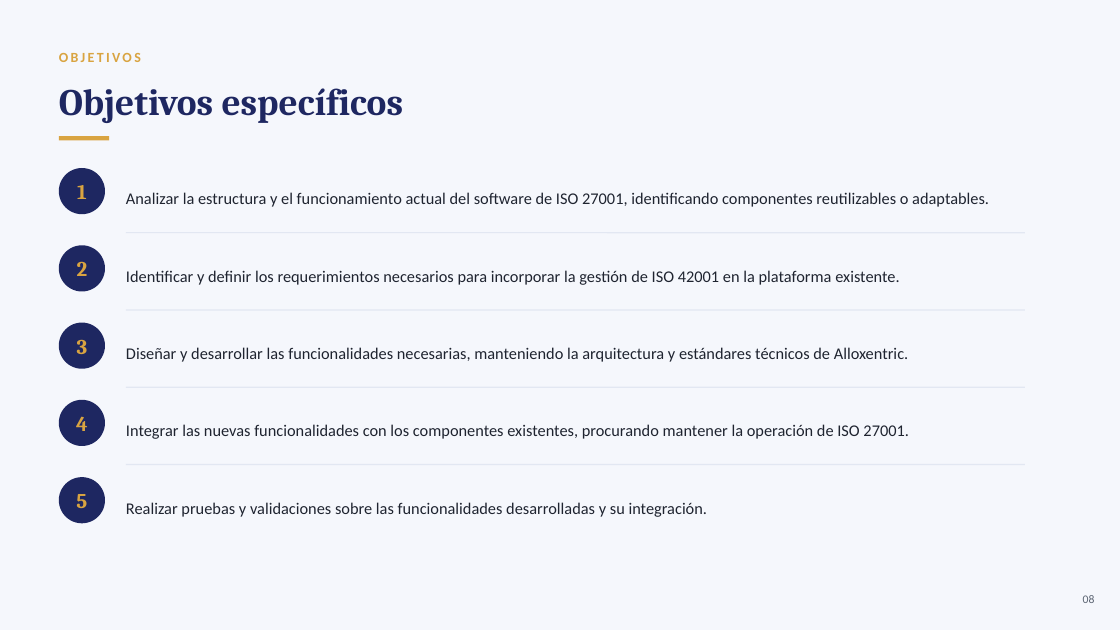
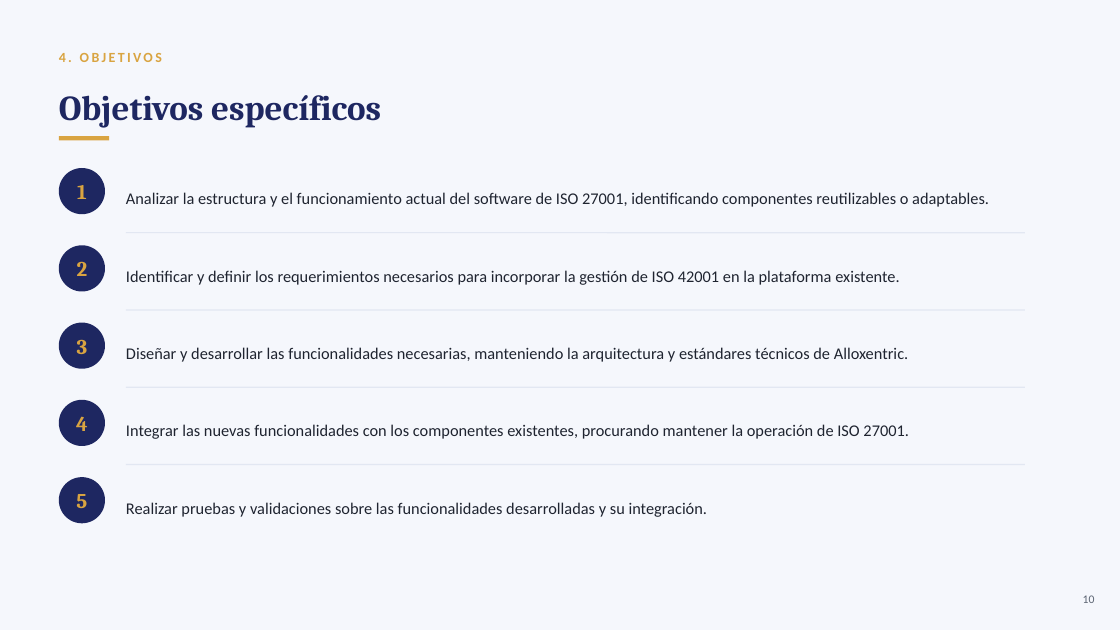
Before and after one commit to vicesuazo/Proyecto-Dani-ISO-42001, a slide deck: slide 11 of Fase 1/Evidencias Grupales/Dani_ISO_42001_Presentacion.pptx (slide 8 before the commit). Drawn at 1120x630 pixels with LibreOffice and Linux fonts; fonts in the diff are those of the drawing. Boxes give left, top, right and bottom in pixels: in the first picture for what was removed or moved away, otherwise in the second. Text is boxed around its words. In the diff, an @@ line names an element or a change of style, - is before the commit and + after.

```diff
--- a/Fase 1/Evidencias Grupales/Dani_ISO_42001_Presentacion.pptx
+++ b/Fase 1/Evidencias Grupales/Dani_ISO_42001_Presentacion.pptx
@@ text at box(59, 53, 162, 62): text changed @@
-OBJETIVOS
+4. OBJETIVOS
@@ text "Objetivos específicos" at box(59, 95, 381, 128): size 32 to 30 pt @@
@@ text at box(1083, 595, 1095, 603): text changed @@
-08
+10
```
Also in this commit, not shown: 11 other slides changed, 4 slides added, 1 slide removed, 1 other file.
